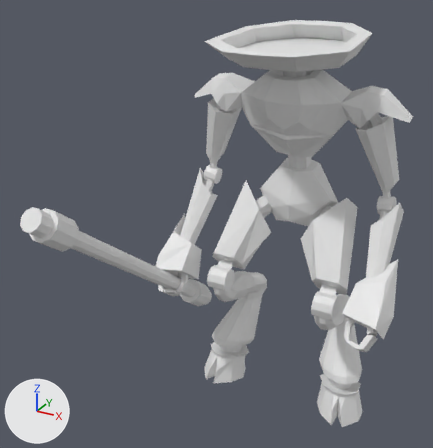
An edit to the Blender file Assets/Resources/Models/manti.blend, drawn before and after from the same camera.
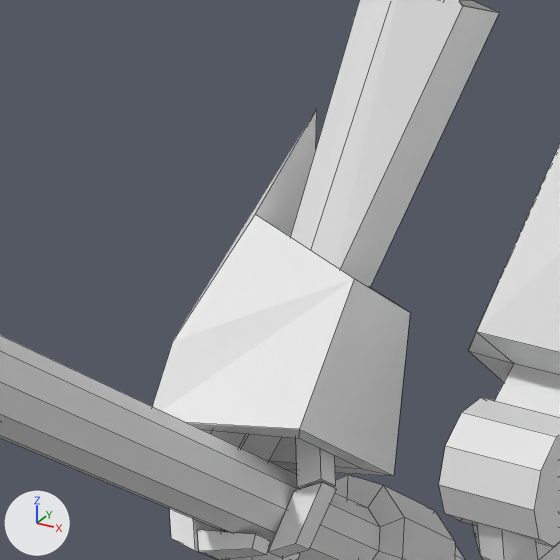
The first picture shows the older version from a 50 mm lens placed at (2.66, -6.69, 5.84), pointed at (-0.41, -1.11, 3.05). The close-ups show both versions on the part from 29% to 53% of the width and 43% to 66% of the height of that picture; other places that the commit changed are outside them. Lighting does not change. The marker at lower left points along +X, +Y and +Z. The close-ups show mesh edges as thin lines.

Before the edit, the objects in view are built like this:
```python
me_cylinder = bpy.data.meshes.new('Cylinder')
me_cylinder.from_pydata(...)  # 1050 vertices, 972 faces, 2 loose edges; spans x -1.6..1.6, y -1.5..3.65, z -0.9..3.15
# before: 343 (-1.12, 0.69, 0.25) at pixel (410, 312), 344 (-1.08, 0.31, 0.41) at pixel (393, 476), 345 (-1.12, 0.89, 0.51) at pixel (354, 278), 346 (-1.08, 0.65, 0.84) at pixel (299, 429), 347 (-1.44, 0.76, 0.18)
# before: 349 (-1.44, 0.96, 0.44) at pixel (255, 214), 380 (-1.12, 0.36, 0.49) at pixel (362, 469), 383 (-1.12, 0.58, 0.77) at pixel (298, 438), 384 (-1.17, 0.6, 0.41), 387 (-1.17, 0.75, 0.61)
# before: 391 (-1.48, 1.11, 0.09) at pixel (316, 108)
ob_manticore = bpy.data.objects.new('Manticore', me_cylinder)
ob_manticore.location = (0.0, 0.0, 1.5)
ob_manticore.rotation_euler = (1.571, 0.0, 0.0)  # degrees (90, 0, 0)
```
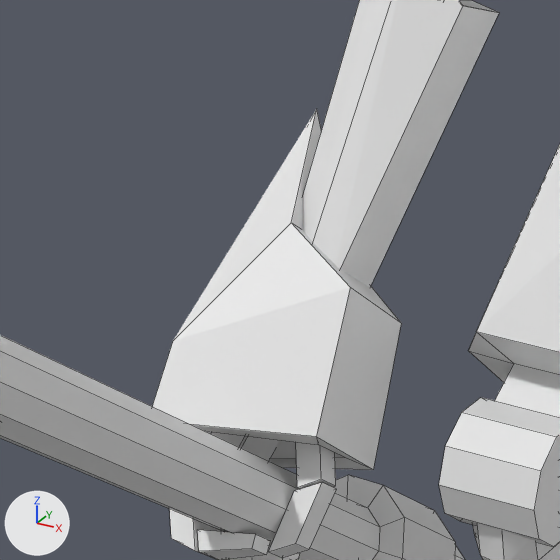
What differs and where, as boxes [x1, y1, x2, y2] in the close-ups (560 x 560 px):
```json
{"part": 1, "of": "me_cylinder", "change": "built on", "before": [152, 109, 410, 476], "after": [152, 109, 401, 470]}
```

Scene script edits in JSON lines:
```json
{"block": "me_cylinder", "where": "me_cylinder.from_pydata(...)  # 1050 vertices, 972 faces, 2 loose edges; spans x -1.6..1.6, y -1.5..3.65, z -0.9..3.15"}
{"block": "me_cylinder", "where": "# used by ob_manticore; location = (0.0, 0.0, 1.5); rotation_euler = (1.571, 0.0, 0.0), in degrees (90, 0, 0)"}
{"block": "me_cylinder", "where": "# verts and faces of me_cylinder; kept vertices keep their numbers, new ones are numbered from 1050"}
{"block": "me_cylinder", "change": "me_cylinder part 1"}
{"op": "add", "block": "me_cylinder", "code": "delete_faces([(343, 347, 391, 349, 345)])"}
{"op": "add", "block": "me_cylinder", "code": "verts[343] = (-1.12, 0.68, 0.29)  # moved, pixel (401, 323)"}
{"op": "add", "block": "me_cylinder", "code": "verts[344] = (-1.08, 0.38, 0.5)  # moved, pixel (373, 469)"}
{"op": "add", "block": "me_cylinder", "code": "verts[345] = (-1.12, 0.88, 0.53)  # moved, pixel (350, 287)"}
{"op": "add", "block": "me_cylinder", "code": "verts[346] = (-1.08, 0.59, 0.76)  # moved, pixel (316, 436)"}
{"op": "add", "block": "me_cylinder", "code": "verts[383] = (-1.12, 0.52, 0.69)  # moved, pixel (318, 444)"}
{"op": "add", "block": "me_cylinder", "code": "verts[347] = (-1.34, 0.76, 0.18)  # moved"}
{"op": "add", "block": "me_cylinder", "code": "verts[349] = (-1.34, 0.96, 0.44)  # moved, pixel (291, 222)"}
{"op": "add", "block": "me_cylinder", "code": "verts[380] = (-1.12, 0.43, 0.57)  # moved, pixel (345, 457)"}
{"op": "add", "block": "me_cylinder", "code": "verts[384] = (-1.17, 0.66, 0.42)  # moved"}
{"op": "add", "block": "me_cylinder", "code": "verts[387] = (-1.17, 0.75, 0.54)  # moved"}
{"op": "add", "block": "me_cylinder", "code": "faces += [(343, 347, 349, 345), (347, 391, 349)]"}
```
